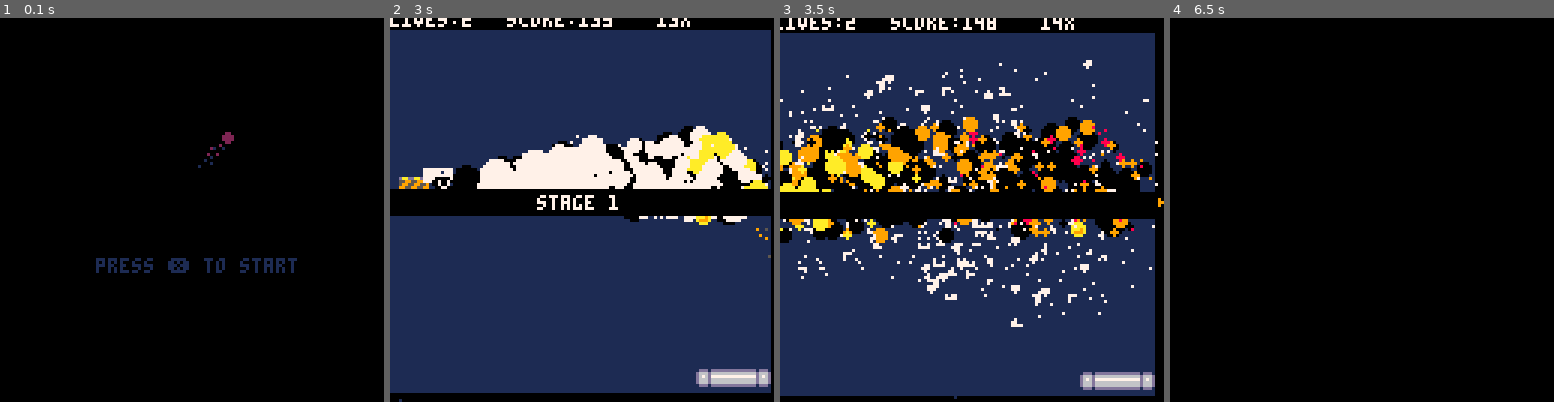
Above: before the commit, frames 1-4 (left to right).
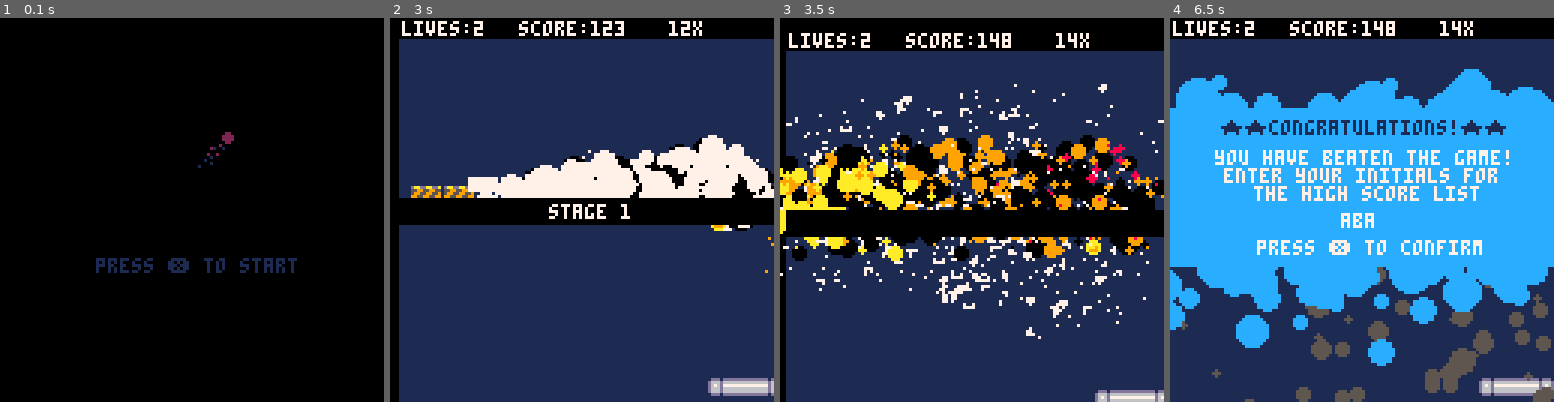
Above: after the commit, the same moments.

Repository: grantconnerywalker/MyPico-8Carts
Game: PICO-8 cartridge mybreakout.p8
Same seed, same stepped clock (60 frames per second), same inputs: the game is played once before the commit and once after it.
Inputs:
- Up to frame 1 (0.1 s): no input
- Up to frame 2 (3 s): tap X (X key) at 0.33, 1.07, 1.85, 2.97 s; tap O (Z key) at 0.7, 1.7, 2.1, 2.5, 2.9 s; hold Right 1.6-2.1 s; hold Up 2.15-2.42 s; hold Right from 2.47 s (still down)
- Up to frame 3 (3.5 s): release Right at 3.03 s; hold Left from 3.08 s (still down); tap O (Z key) at 3.3 s
- Up to frame 4 (6.5 s): release Left at 3.58 s; hold Down 3.63-3.97 s; tap O (Z key) every 0.4 s from 3.7 to 6.1 s; hold Right 4.02-4.68 s; tap X (X key) at 4.08, 5.2, 6.32 s; hold Up 4.73-5.03 s; hold Left 5.08-5.68 s; hold Down 5.73-6.03 s; hold Right from 6.08 s (still down)

Frame 1 is identical in both runs. In frame 2, 19% of the frame differs, in the area x 0-100%, y 0-100%; in frame 3, 34%; in frame 4, 96%.

Commit message:
20 min to 55

Diff:
--- a/mybreakout.p8
+++ b/mybreakout.p8
@@ -21,7 +21,7 @@
 	--levels[1]="i9b//x4b//sbsbsbsbsbsb"
 	--levels[1]="i9b/p9pp9p/p9pp9p"
 	levels[1]="/////x4b/s9s"
- levels[2]="b9b/p9p/sxsxsxsxsx/xbxbxbxbxbx"
+ --levels[2]="b9b/p9p/sxsxsxsxsx/xbxbxbxbxbx"
 
 	shake=0
 
@@ -779,7 +779,7 @@
 	_p.dy=_dy
 	_p.type=_type
 	_p.maxage=_maxage
---	_p.col=0
+ _p.col=_col[1]
 
 	_p.colarr=_col
 	_p.age=0
@@ -935,6 +935,7 @@
 -- type 2 - ball of smoke
 -- type 3 - rotating sprite
 -- type 4 - blue rotating
+-- type 5 - gravity smoke
 -- update particles
 function updateparts()
 	local _p
@@ -966,6 +967,13 @@
 				_p.dy+=0.05
 			end
 
+			-- apply low gravity
+			if _p.type==5 then
+				if abs(_p.dy)<1 then
+					_p.dy+=0.01
+				end
+			end
+
 			-- rotate sprite
 			if _p.type==3 or _p.type==4 then
 				_p.rottimer+=1
@@ -979,7 +987,7 @@
 			end
 
 			-- shrink
-			if _p.type == 2 then
+			if _p.type == 2 or _p.type==5 then
 				local _ci=1-(_p.age/_p.maxage)
 				_p.s=_ci*_p.os
 			end
@@ -1004,7 +1012,7 @@
 		_p=part[i]
 		if _p.type==0 or _p.type==1 then
 			pset(_p.x,_p.y,_p.col)
-		elseif _p.type==2 then
+		elseif _p.type==2 or _p.type==5 then
 			circfill(_p.x,_p.y,_p.s,_p.col)
 		elseif _p.type==3 or _p.type==4 then
 			local _fx,_fy
@@ -1247,6 +1255,17 @@
 end
 
 function update_winner()
+	local _ang = rnd()
+	local _dx = sin(_ang)*(rnd(0.5))
+	local _dy = cos(_ang)*(rnd(0.5))
+	local _mycol={12,12,5,5,0}
+	local _toprow=30
+	local _btmrow=_toprow+52
+
+	--addpart(_x,_y,_dx,_dy,2,15+rnd(15),{7,6,5},1+rnd(2))
+	addpart(flr(rnd(128)),_toprow,_dx,_dy,5,120+rnd(15),_mycol,3+rnd(6))
+	addpart(flr(rnd(128)),_btmrow,_dx,_dy,5,120+rnd(15),_mycol,3+rnd(6))
+
  if	govercountdown<0 then
  	-- initials selection buttons
  	if loghs then
@@ -1724,6 +1743,9 @@
 end
 
 function draw_gameover()
+	-- draw particles
+	drawparts()
+
 	local _c1, _c2
 	rectfill(0,60,128,81,0)
 	print("game over!",47,62,7)
@@ -1757,6 +1779,10 @@
 end
 
 function draw_winner()
+	--draw particles
+	draw_game()
+	drawparts()
+
 	if loghs then
 		--won, type name for score
 		local _y=30
